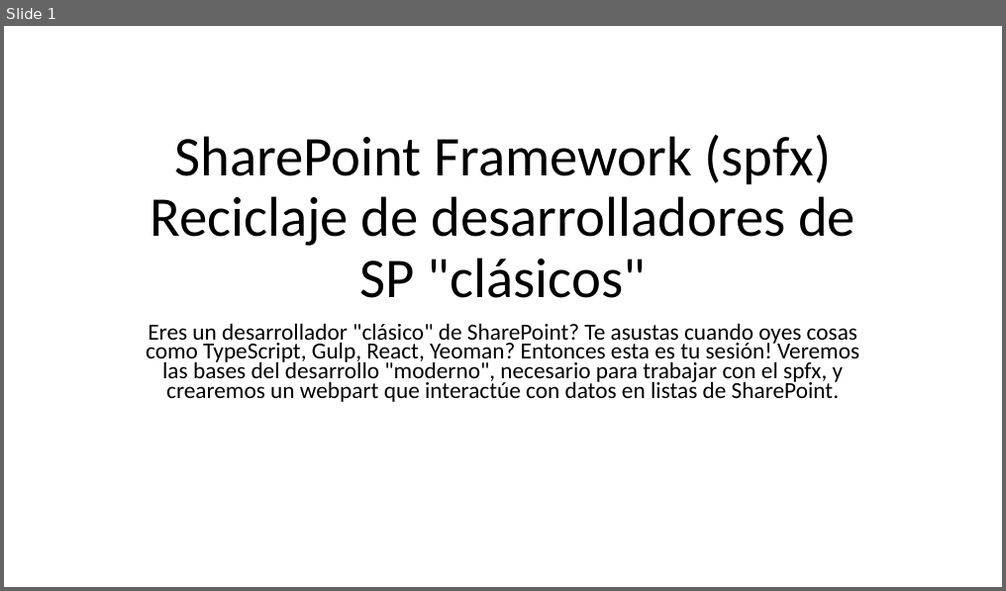
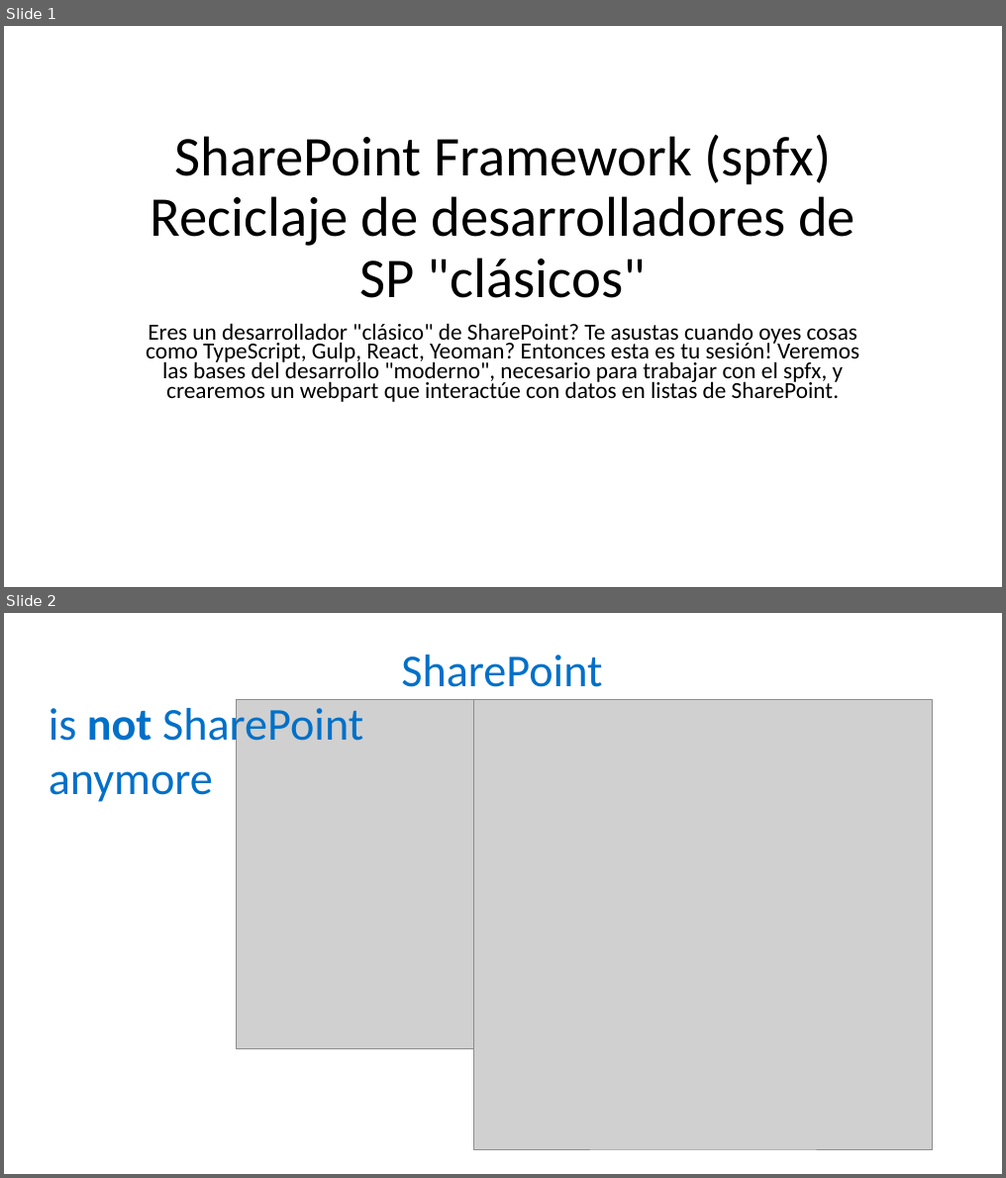
Before and after one commit to luismanez/sp-saturday-barcelona-2017, a slide deck: slides/spfx para classic devs.pptx. Shown one above the other, each under a label of ours: slide 1 before the commit, slides 1 and 2 after it. The pictures are 1006x591 and 1006x1178 pixels, drawn with LibreOffice and Linux fonts; fonts in the diff are those of the drawing; grey boxes stand for pictures. Boxes give left, top, right and bottom in pixels: in the first picture for what was removed or moved away, otherwise in the second. Text is boxed around its words. In the diff, an @@ line names an element or a change of style, - is before the commit and + after.

```diff
--- a/slides/spfx para classic devs.pptx
+++ b/slides/spfx para classic devs.pptx
@@ slide 2 added at [4,613,1002,1174], background #FFFFFF @@
@@ text added at [401,655,602,687], 44 pt, text #0070C9 @@
+SharePoint
@@ text added at [49,701,363,802], 44 pt, text #0070C9 @@
+is not SharePoint
+anymore
@@ picture added at [237,700,777,1050] @@
@@ picture added at [474,700,933,1150] @@
```
Also in this commit, not shown: 5 other slides added, 4 other files.
